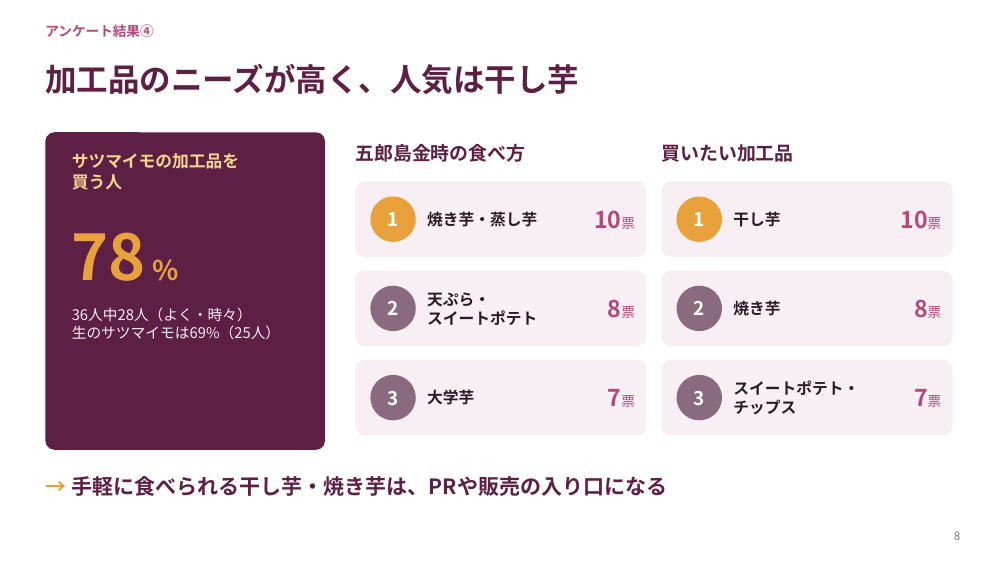
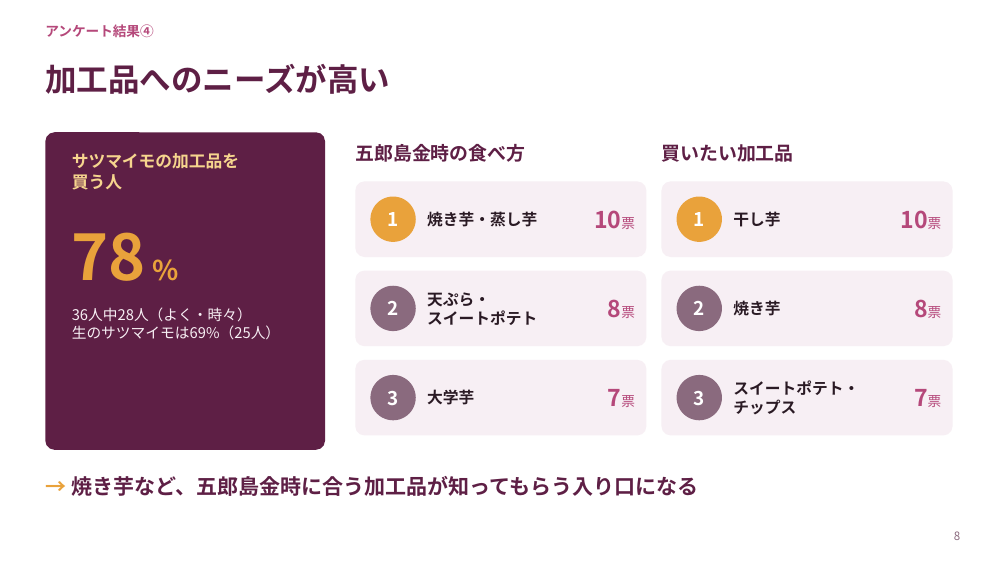
Before and after one commit to tadakazukawani/first-contributions, a slide deck: slide 8 of 農業青年/地元農産物認知拡大プロジェクト.pptx. Drawn at 1008x567 pixels with LibreOffice and Linux fonts; fonts in the diff are those of the drawing. Boxes give left, top, right and bottom in pixels: in the first picture for what was removed or moved away, otherwise in the second. Text is boxed around its words. In the diff, an @@ line names an element or a change of style, - is before the commit and + after.

```diff
--- a/農業青年/地元農産物認知拡大プロジェクト.pptx
+++ b/農業青年/地元農産物認知拡大プロジェクト.pptx
@@ title at bbox=[45, 64, 390, 94]: text changed @@
-加工品のニーズが高く、人気は干し芋
+加工品へのニーズが高い
@@ text at bbox=[71, 476, 699, 496]: text changed @@
-→ 手軽に食べられる干し芋・焼き芋は、PRや販売の入り口になる
+→ 焼き芋など、五郎島金時に合う加工品が知ってもらう入り口になる
```
Also in this commit, not shown: 1 other slide changed, 1 other file.
